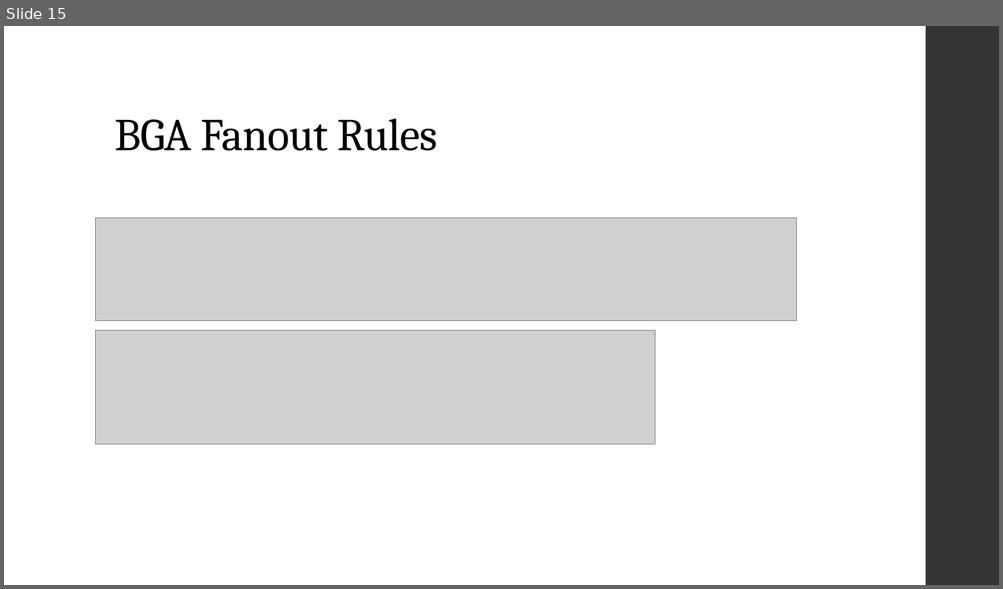
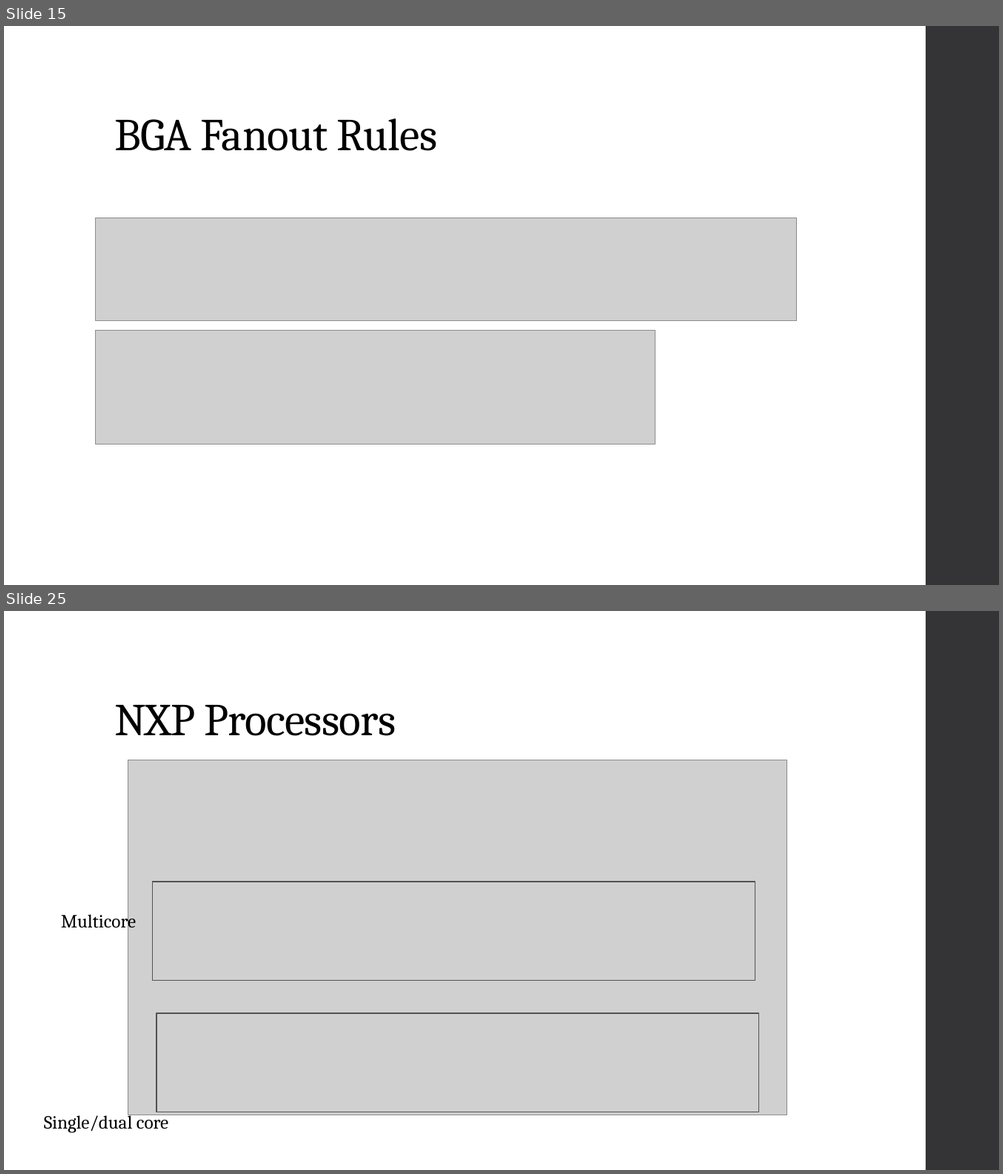
Before and after one commit to altay-brusan/blackfin-som, a slide deck: Artifacts/Reports/Design Guide.pptx. Shown one above the other, each under a label of ours: slide 15 before the commit, slides 15 and 25 after it; the slides between them are not shown. The pictures are 1003x589 and 1003x1174 pixels, drawn with LibreOffice and Linux fonts; fonts in the diff are those of the drawing; grey boxes stand for pictures. Boxes give left, top, right and bottom in pixels: in the first picture for what was removed or moved away, otherwise in the second. Text is boxed around its words. In the diff, an @@ line names an element or a change of style, - is before the commit and + after.

```diff
--- a/Artifacts/Reports/Design Guide.pptx
+++ b/Artifacts/Reports/Design Guide.pptx
@@ slide 25 added at (4,611,999,1170), background #FFFFFF; not listed: 1 template element that a slide beside it also shows @@
@@ title added at (114,705,395,736), 44 pt, text #000000 @@
+NXP Processors
@@ picture added at (128,760,787,1116) @@
@@ rectangle added at (153,882,754,980), outline #525256 1.1 pt @@
@@ text added at (61,911,136,932), 18 pt, text #000000 @@
+Multicore
@@ rectangle added at (156,1014,758,1113), outline #525256 1.1 pt @@
@@ text added at (44,1112,168,1133), 18 pt, text #000000 @@
+Single/dual core
```
Also in this commit, not shown: 13 other slides added, 11 other files.
